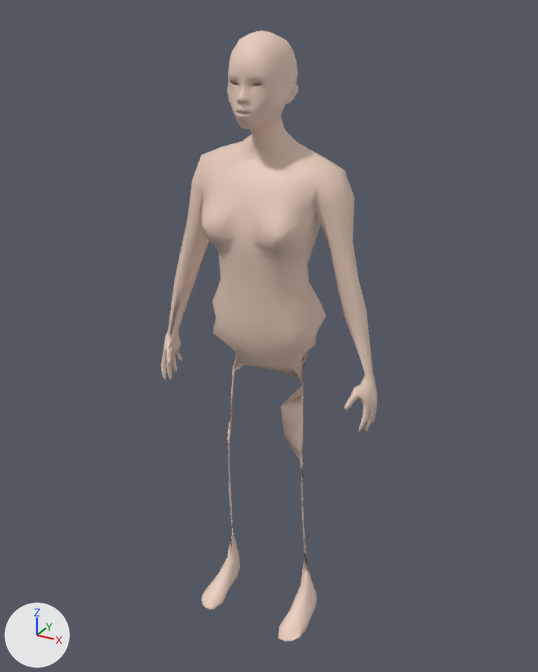
An edit to the glTF model public/models/doll/body-lo.glb, drawn before and after from the same camera.
Camera for both pictures: a 50 mm camera at (0.893, -1.64, 1.705) aimed at (-0.002, -0.013, 0.891). Lighting does not change. The marker at lower left points along +X, +Y and +Z. The older version comes first. Both versions are drawn at full value of the shape key 'tuck_denim-shirt' of 'Lod_body'; the numbers are the values there. Vertices at exactly the same position are counted once.

Before the edit, the objects in view are built like this:
```python
me_lod_body = bpy.data.meshes.new('Lod_body')
me_lod_body.from_pydata(...)  # 1605 vertices, 3168 faces; spans x -0.32..0.32, y -0.18..0.09, z 0.0..1.66
me_lod_body.materials.append(mat_skin)  # beige #e7cbbc
ob_lod_body = bpy.data.objects.new('Lod_body', me_lod_body)
ob_lod_body.location = (0.0, 0.0, 0.0)
```
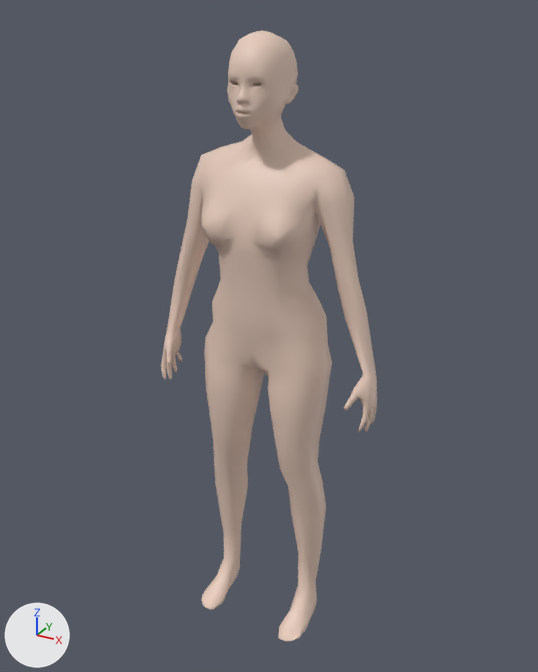
Pixel boxes (x1, y1, x2, y2) of what changed, in the pictures (538 x 672 px; the box of a moved part takes in the faces that stretch with it):
part 1 of me_lod_body, moved or reshaped
    both: (165, 282, 377, 615)

Diff of the bpy script that builds the scene:
```diff
--- a/public/models/doll/body-lo.glb.py
+++ b/public/models/doll/body-lo.glb.py
@@ me_lod_body @@
 me_lod_body.from_pydata(...)  # 1605 vertices, 3168 faces; spans x -0.32..0.32, y -0.18..0.09, z 0.0..1.66
 # used by ob_lod_body; location = (0.0, 0.0, 0.0)
+# me_lod_body part 1: 177 of 1605 vertices moved; they spanned x -0.3..0.31, y -0.08..0.06, z 0.09..0.91 and now span x -0.3..0.32, y -0.13..0.09, z 0.09..0.91; mean shift (0.0, 0.0, 0.0); largest move (-0.1, -0.02, 0.81) -> (-0.12, -0.12, 0.82)
 me_lod_body.materials.append(mat_skin)
```
